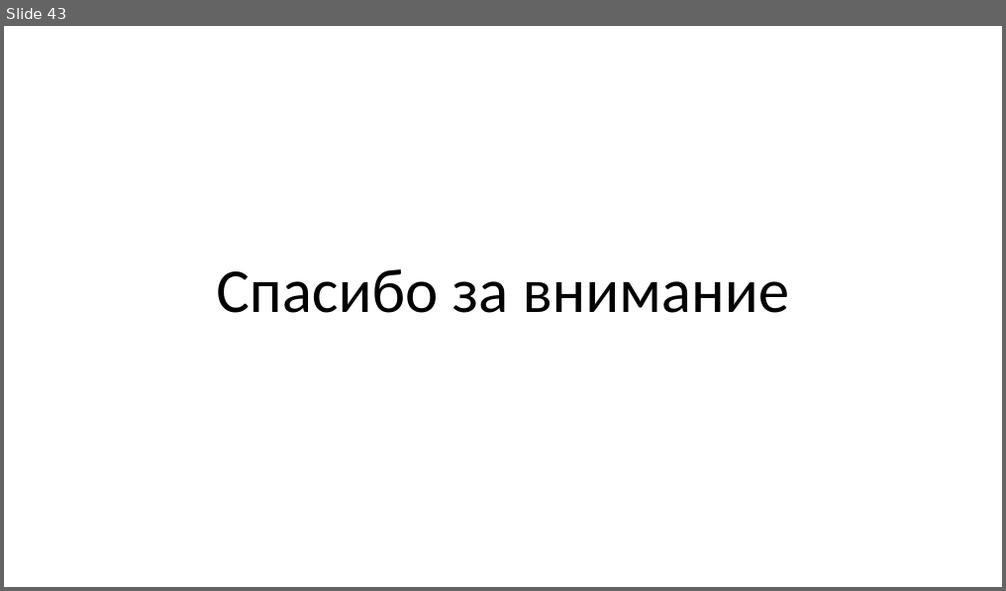
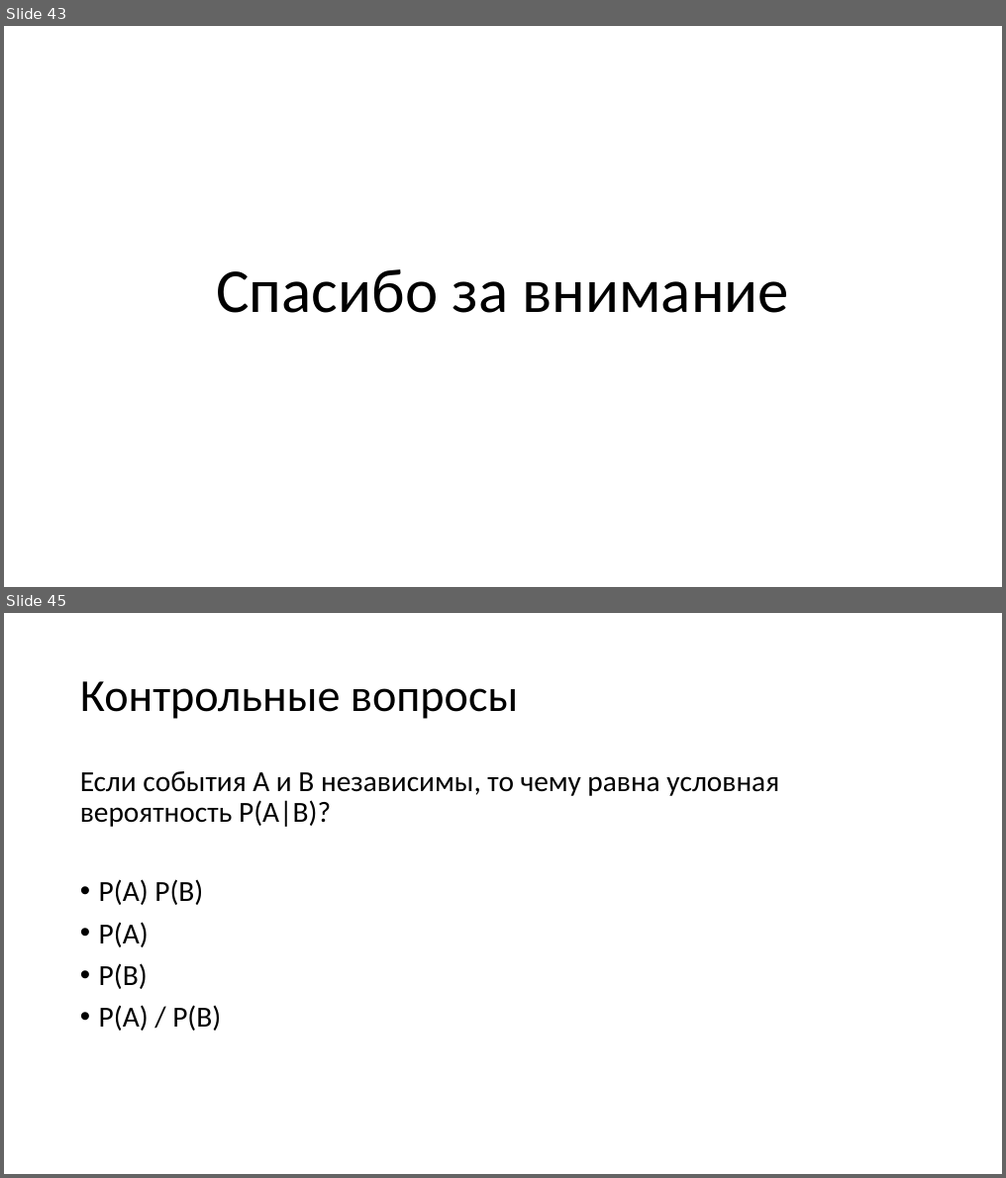
Before and after one commit to mosalov/AI_main_lectures, a slide deck: Лекция 5 18_11_2020.pptx. Shown one above the other, each under a label of ours: slide 43 before the commit, slides 43 and 45 after it; the slides between them are not shown. The pictures are 1006x591 and 1006x1178 pixels, drawn with LibreOffice and Linux fonts; fonts in the diff are those of the drawing. Boxes give left, top, right and bottom in pixels: in the first picture for what was removed or moved away, otherwise in the second. Text is boxed around its words. In the diff, an @@ line names an element or a change of style, - is before the commit and + after.

Commit message:
Добавил вопросы по лекции №5.

```diff
--- a/Лекция 5 18_11_2020.pptx
+++ b/Лекция 5 18_11_2020.pptx
@@ slide 45 added at (4, 613, 1002, 1174), background #FFFFFF @@
@@ title added at (80, 681, 518, 719), 44 pt, text #000000 @@
+Контрольные вопросы
@@ text added at (80, 771, 779, 1031), 28 pt, text #000000 @@
+Если события A и B независимы, то чему равна условная вероятность P(A|B)?
+• P(A) P(B)
+• P(A)
+• P(B)
+• P(A) / P(B)
```
Also in this commit, not shown: 8 other slides added, 2 other files.
